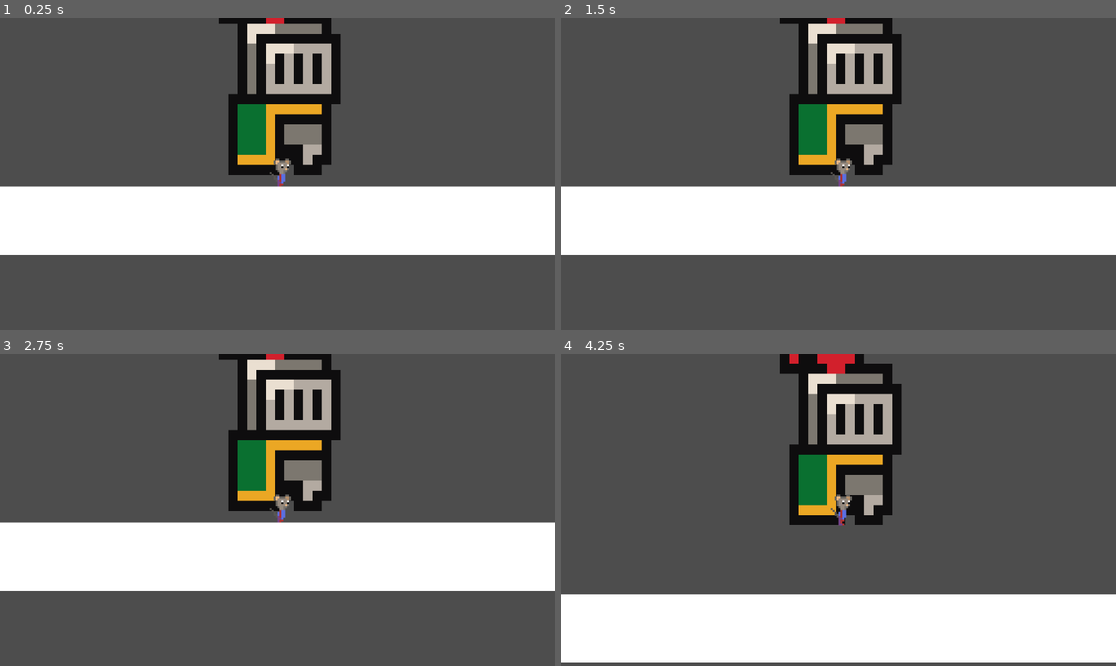
Above: before the commit, frames 1-4 (two rows, left to right).
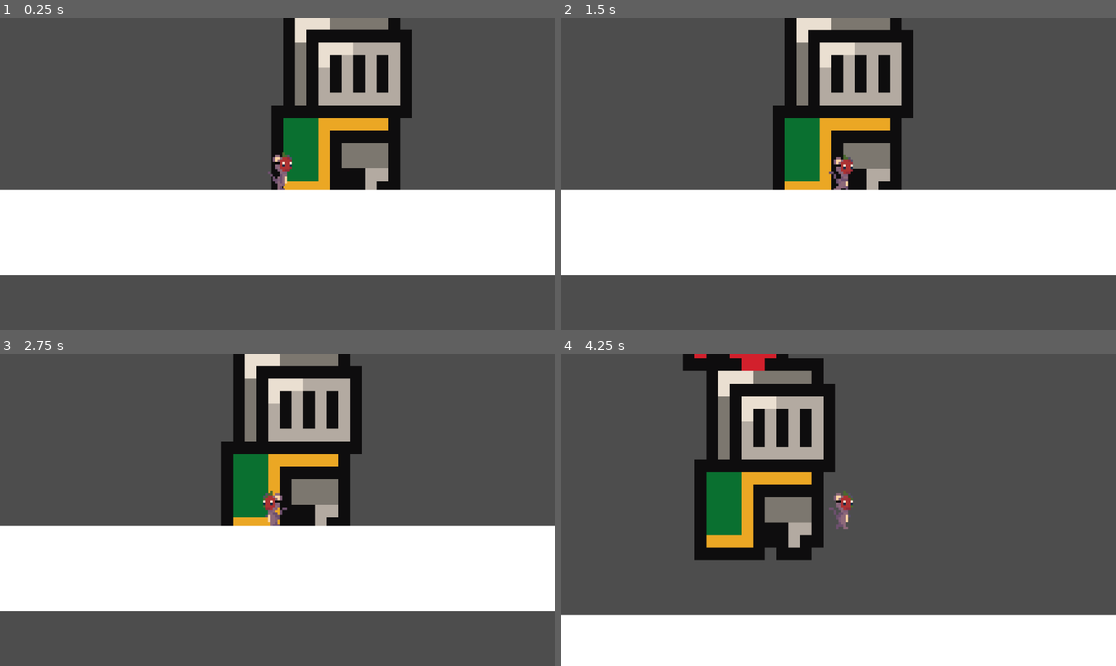
Above: after the commit, the same moments.

Repository: Lubachmann/GameJam2026
Game: Godot game, scene res://scenes/game.tscn
Two runs of this game, one before a commit and one after it. Both use one fixed random seed, a clock stepped at 60 frames per second and the inputs below.
Inputs:
- Up to frame 1 (0.25 s): no input
- Up to frame 2 (1.5 s): tap Enter (ui_accept) at 0.5, 0.77 s; hold D (ui_right, bound only after the commit) from 0.53 s (still down)
- Up to frame 3 (2.75 s): tap Enter (ui_accept) at 1.52 s; release D (ui_right, bound only after the commit) at 2.03 s; hold A (ui_left, bound only after the commit) from 2.03 s (still down)
- Up to frame 4 (4.25 s): release A (ui_left, bound only after the commit) at 2.78 s; hold D (ui_right, bound only after the commit) from 2.78 s (still down); tap Enter (ui_accept) at 3.02, 3.77 s

The runs differ from the first frame. In frame 1, 23% of the frame differs, in the area x 0-100%, y 0-83%; in frame 2, 17%; in frame 3, 16%; in frame 4, 28%, in the area x 0-100%, y 0-100%.

Commit message:
add mask animation
movement with "a" and "d"

Diff:
--- a/untitled-rat-game/project.godot
+++ b/untitled-rat-game/project.godot
@@ -15,6 +15,43 @@
 config/features=PackedStringArray("4.6", "Forward Plus")
 config/icon="res://icon.svg"
 
+[input]
+
+ui_left={
+"deadzone": 0.5,
+"events": [Object(InputEventKey,"resource_local_to_scene":false,"resource_name":"","device":-1,"window_id":0,"alt_pressed":false,"shift_pressed":false,"ctrl_pressed":false,"meta_pressed":false,"pressed":false,"keycode":65,"physical_keycode":0,"key_label":0,"unicode":97,"location":0,"echo":false,"script":null)
+, Object(InputEventJoypadButton,"resource_local_to_scene":false,"resource_name":"","device":-1,"button_index":13,"pressure":0.0,"pressed":false,"script":null)
+, Object(InputEventJoypadMotion,"resource_local_to_scene":false,"resource_name":"","device":-1,"axis":0,"axis_value":-1.0,"script":null)
+]
+}
+ui_right={
+"deadzone": 0.5,
+"events": [Object(InputEventKey,"resource_local_to_scene":false,"resource_name":"","device":-1,"window_id":0,"alt_pressed":false,"shift_pressed":false,"ctrl_pressed":false,"meta_pressed":false,"pressed":false,"keycode":68,"physical_keycode":0,"key_label":0,"unicode":100,"location":0,"echo":false,"script":null)
+, Object(InputEventJoypadButton,"resource_local_to_scene":false,"resource_name":"","device":-1,"button_index":14,"pressure":0.0,"pressed":false,"script":null)
+, Object(InputEventJoypadMotion,"resource_local_to_scene":false,"resource_name":"","device":-1,"axis":0,"axis_value":1.0,"script":null)
+]
+}
+up={
+"deadzone": 0.2,
+"events": [Object(InputEventKey,"resource_local_to_scene":false,"resource_name":"","device":-1,"window_id":0,"alt_pressed":false,"shift_pressed":false,"ctrl_pressed":false,"meta_pressed":false,"pressed":false,"keycode":0,"physical_keycode":4194320,"key_label":0,"unicode":0,"location":0,"echo":false,"script":null)
+]
+}
+down={
+"deadzone": 0.2,
+"events": [Object(InputEventKey,"resource_local_to_scene":false,"resource_name":"","device":-1,"window_id":0,"alt_pressed":false,"shift_pressed":false,"ctrl_pressed":false,"meta_pressed":false,"pressed":false,"keycode":0,"physical_keycode":4194322,"key_label":0,"unicode":0,"location":0,"echo":false,"script":null)
+]
+}
+left={
+"deadzone": 0.2,
+"events": [Object(InputEventKey,"resource_local_to_scene":false,"resource_name":"","device":-1,"window_id":0,"alt_pressed":false,"shift_pressed":false,"ctrl_pressed":false,"meta_pressed":false,"pressed":false,"keycode":0,"physical_keycode":4194319,"key_label":0,"unicode":0,"location":0,"echo":false,"script":null)
+]
+}
+right={
+"deadzone": 0.2,
+"events": [Object(InputEventKey,"resource_local_to_scene":false,"resource_name":"","device":-1,"window_id":0,"alt_pressed":false,"shift_pressed":false,"ctrl_pressed":false,"meta_pressed":false,"pressed":false,"keycode":0,"physical_keycode":4194321,"key_label":0,"unicode":0,"location":0,"echo":false,"script":null)
+]
+}
+
 [physics]
 
 3d/physics_engine="Jolt Physics"
--- a/untitled-rat-game/scenes/game.tscn
+++ b/untitled-rat-game/scenes/game.tscn
@@ -2,6 +2,20 @@
 
 [ext_resource type="PackedScene" uid="uid://jje2n8fnf3ri" path="res://scenes/rat.tscn" id="1_uwrxv"]
 [ext_resource type="PackedScene" uid="uid://cxbf3gfmvc8ww" path="res://scenes/owner.tscn" id="2_yqjtg"]
+
+[sub_resource type="GDScript" id="GDScript_yqjtg"]
+script/source = "extends Node2D
+
+
+# Called when the node enters the scene tree for the first time.
+func _ready() -> void:
+	pass # Replace with function body.
+
+
+# Called every frame. 'delta' is the elapsed time since the previous frame.
+func _process(delta: float) -> void:
+	pass
+"
 
 [sub_resource type="WorldBoundaryShape2D" id="WorldBoundaryShape2D_yqjtg"]
 
@@ -10,12 +24,13 @@
 [sub_resource type="MeshTexture" id="MeshTexture_yqjtg"]
 
 [node name="Game" type="Node2D" unique_id=1826130812]
+script = SubResource("GDScript_yqjtg")
 
 [node name="Rat" parent="." unique_id=971363525 instance=ExtResource("1_uwrxv")]
 position = Vector2(1, -19)
 
 [node name="Camera2D" type="Camera2D" parent="Rat" unique_id=1539575169]
-zoom = Vector2(4, 4)
+zoom = Vector2(5, 5)
 
 [node name="StaticBody2D" type="StaticBody2D" parent="." unique_id=276837689]
 
--- a/untitled-rat-game/scenes/rat.tscn
+++ b/untitled-rat-game/scenes/rat.tscn
@@ -1,7 +1,11 @@
 [gd_scene format=3 uid="uid://jje2n8fnf3ri"]
 
 [ext_resource type="Script" uid="uid://cffrbt0pd5cec" path="res://scripts/rat.gd" id="1_77a1s"]
-[ext_resource type="Texture2D" uid="uid://bv4p000ce7rg5" path="res://assets/plazer-temp.png" id="2_77a1s"]
+[ext_resource type="Texture2D" uid="uid://hoytpt4wpkpb" path="res://assets/plyer.png" id="2_77a1s"]
+[ext_resource type="Texture2D" uid="uid://dupna86qboy27" path="res://assets/mask-apple.png" id="3_acf8p"]
+
+[sub_resource type="CircleShape2D" id="CircleShape2D_nnna8"]
+radius = 7.0
 
 [sub_resource type="AtlasTexture" id="AtlasTexture_acf8p"]
 atlas = ExtResource("2_77a1s")
@@ -51,29 +55,72 @@
 "speed": 5.0
 }]
 
-[sub_resource type="SpriteFrames" id="SpriteFrames_77a1s"]
+[sub_resource type="AtlasTexture" id="AtlasTexture_7bnys"]
+atlas = ExtResource("3_acf8p")
+region = Rect2(48, 0, 16, 16)
+
+[sub_resource type="AtlasTexture" id="AtlasTexture_po2hf"]
+atlas = ExtResource("3_acf8p")
+region = Rect2(0, 0, 16, 16)
+
+[sub_resource type="AtlasTexture" id="AtlasTexture_0g0h3"]
+atlas = ExtResource("3_acf8p")
+region = Rect2(16, 0, 16, 16)
+
+[sub_resource type="AtlasTexture" id="AtlasTexture_1ux2h"]
+atlas = ExtResource("3_acf8p")
+region = Rect2(32, 0, 16, 16)
+
+[sub_resource type="AtlasTexture" id="AtlasTexture_fdlk1"]
+atlas = ExtResource("3_acf8p")
+region = Rect2(48, 0, 16, 16)
+
+[sub_resource type="SpriteFrames" id="SpriteFrames_7bnys"]
 animations = [{
-"frames": [],
+"frames": [{
+"duration": 1.0,
+"texture": SubResource("AtlasTexture_7bnys")
+}],
 "loop": true,
-"name": &"idle ",
+"name": &"idle",
+"speed": 5.0
+}, {
+"frames": [{
+"duration": 1.0,
+"texture": SubResource("AtlasTexture_po2hf")
+}, {
+"duration": 1.0,
+"texture": SubResource("AtlasTexture_0g0h3")
+}, {
+"duration": 1.0,
+"texture": SubResource("AtlasTexture_1ux2h")
+}, {
+"duration": 1.0,
+"texture": SubResource("AtlasTexture_fdlk1")
+}],
+"loop": true,
+"name": &"walk",
 "speed": 5.0
 }]
-
-[sub_resource type="CircleShape2D" id="CircleShape2D_nnna8"]
-radius = 7.0
 
 [node name="Rat" type="CharacterBody2D" unique_id=971363525]
 script = ExtResource("1_77a1s")
 
-[node name="AnimatedSprite2D" type="AnimatedSprite2D" parent="." unique_id=751363806]
-sprite_frames = SubResource("SpriteFrames_po2hf")
-animation = &"idle"
-autoplay = "idle"
-
-[node name="AnimatedSprite2D2" type="AnimatedSprite2D" parent="AnimatedSprite2D" unique_id=8197898]
-sprite_frames = SubResource("SpriteFrames_77a1s")
-animation = &"idle "
-
 [node name="CollisionShape2D" type="CollisionShape2D" parent="." unique_id=500073285]
 position = Vector2(2, 0)
 shape = SubResource("CircleShape2D_nnna8")
+
+[node name="AnimatedSprite2D" type="AnimatedSprite2D" parent="." unique_id=751363806]
+sprite_frames = SubResource("SpriteFrames_po2hf")
+animation = &"walking"
+autoplay = "walking"
+frame = 2
+frame_progress = 0.008951774
+
+[node name="masks" type="AnimatedSprite2D" parent="." unique_id=712560293]
+position = Vector2(0, -1)
+sprite_frames = SubResource("SpriteFrames_7bnys")
+animation = &"walk"
+autoplay = "idle"
+frame = 3
+frame_progress = 0.8108008
--- a/untitled-rat-game/scripts/rat.gd
+++ b/untitled-rat-game/scripts/rat.gd
@@ -5,6 +5,13 @@
 const JUMP_VELOCITY = -300.0
 
 @onready var animated_sprite = $AnimatedSprite2D
+@onready var mask = $masks
+
+func equip_mask():
+	mask.visible = true
+
+func unequip_mask():
+	mask.visible = false
 
 func _physics_process(delta: float) -> void:
 	# Add the gravity.
@@ -15,14 +22,24 @@
 	if Input.is_action_just_pressed("ui_accept") and is_on_floor():
 		velocity.y = JUMP_VELOCITY
 
+	if Input.is_action_just_pressed("up"):
+		equip_mask()
+
+	if Input.is_action_just_pressed("down"):
+		unequip_mask()
+
 	# Get the input direction and handle the movement/deceleration.
 	# As good practice, you should replace UI actions with custom gameplay actions.
 	var direction := Input.get_axis("ui_left", "ui_right")
 	if direction:
 		velocity.x = direction * SPEED
 		animated_sprite.play("walking")
+		mask.play("walk")
 		animated_sprite.flip_h = direction < 0
+		mask.flip_h = direction < 0
+
 	else:
 		velocity.x = move_toward(velocity.x, 0, SPEED)
 		animated_sprite.play("idle")
+		mask.play("idle")
 	move_and_slide()
Not shown, added: untitled-rat-game/assets/mask-apple.png.import
